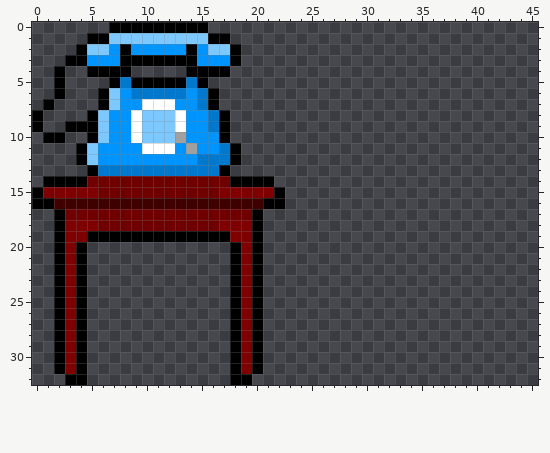
One commit to this pixel-art sprite: bin/spritesheet/phone.png. Above is the file before it was changed.
The file is 184x132 pixels, drawn in blocks of 4x4; one block is one cell here.
Once edited:
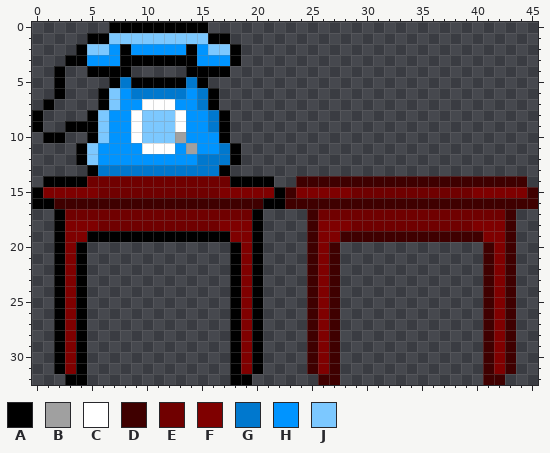
Palette (. is transparent): A #000000  B #a0a0a0  C #ffffff  D #3f0000  E #700000  F #7f0000  G #0078ce  H #0094ff  J #7cc8ff
From old to new:
Colour D now appears in row 14 at x 24 to 44; in row 15 at x 23 and 45; in row 16 at x 23 to 45; in rows 17 to 18 at x 25 and 43; in row 19 at x 25, 28 to 40 and 43; in rows 20 to 31 at x 25, 27, 41 and 43.
Colour D now appears in row 32 at x 26 to 27 and 41 to 42.
Colour E now appears in row 15 at x 29 to 39; in row 17 at x 26 to 42; in row 18 at x 29 to 39.
Colour F now appears in row 15 at x 24 to 28 and 40 to 44; in row 18 at x 26 to 28 and 40 to 42; in row 19 at x 26 to 27 and 41 to 42; in rows 20 to 31 at x 26 and 42.
